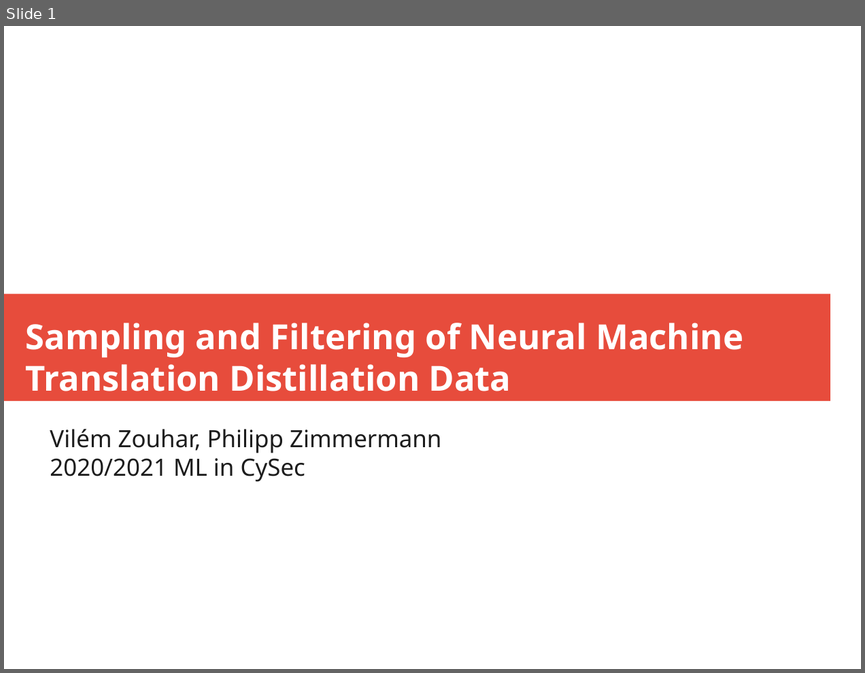
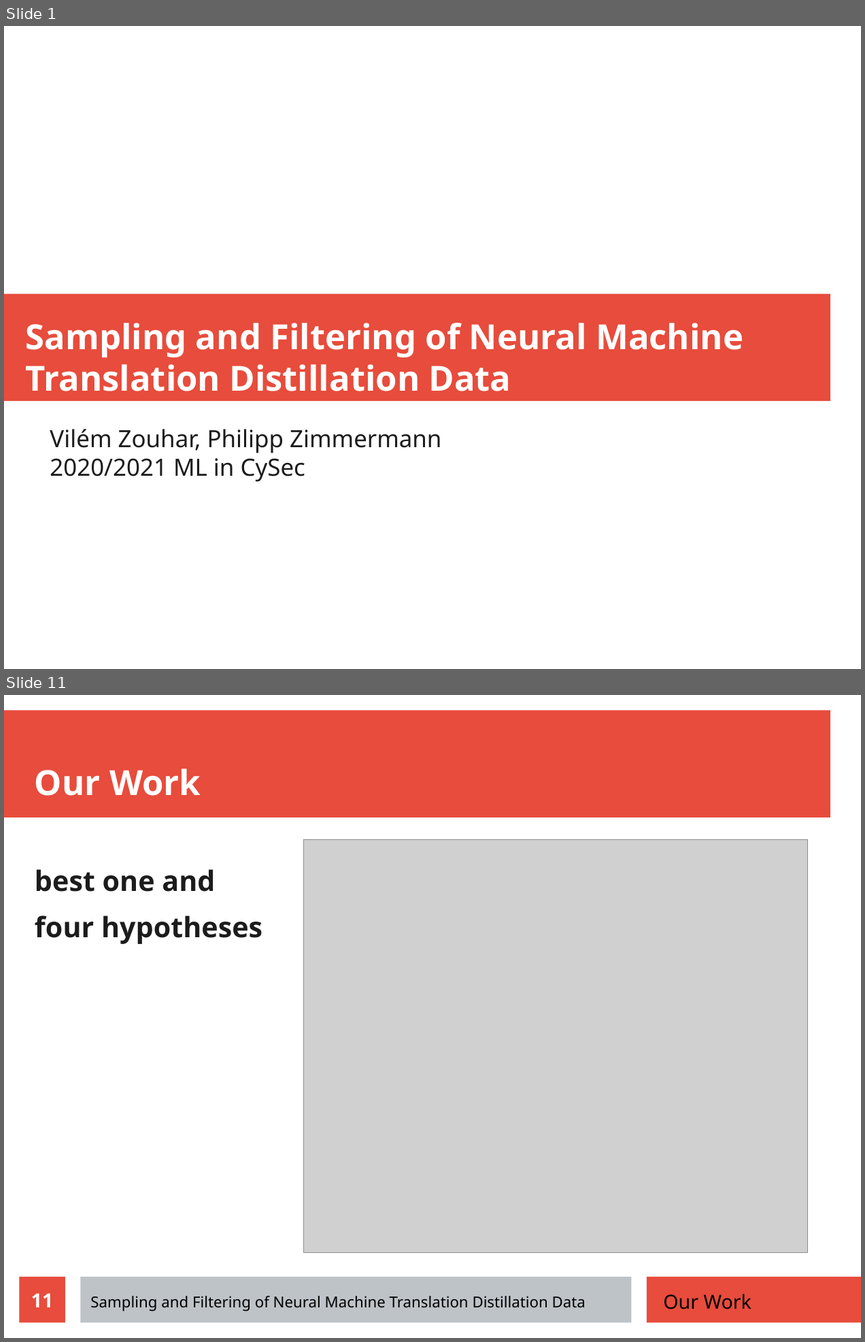
Before and after one commit to zouharvi/reference-mt-distill, a slide deck: meta/final_presentation.odp. Shown one above the other, each under a label of ours: slide 1 before the commit, slides 1 and 11 after it; the slides between them are not shown. The pictures are 865x673 and 865x1342 pixels, drawn with LibreOffice and Linux fonts; fonts in the diff are those of the drawing; grey boxes stand for pictures. Boxes give left, top, right and bottom in pixels: in the first picture for what was removed or moved away, otherwise in the second. Text is boxed around its words. In the diff, an @@ line names an element or a change of style, - is before the commit and + after.

```diff
--- a/meta/final_presentation.odp
+++ b/meta/final_presentation.odp
@@ slide 11 added at (x1=4, y1=695, x2=861, y2=1338), background #FFFFFF @@
@@ rectangle added at (x1=4, y1=711, x2=830, y2=818), fill #E74C3C @@
@@ title added at (x1=35, y1=768, x2=201, y2=796), 32 pt, text #FFFFFF, bold @@
+Our Work
@@ picture added at (x1=304, y1=840, x2=808, y2=1253) @@
@@ text added at (x1=35, y1=869, x2=262, y2=944), 26 pt, text #1C1C1C, bold @@
+best one and
+four hypotheses
@@ page number added at (x1=20, y1=1276, x2=65, y2=1323), fill #E74C3C, 18 pt, text #FFFFFF, bold @@
+11
@@ rectangle added at (x1=80, y1=1276, x2=632, y2=1323), fill #BDC3C7 @@
@@ rectangle added at (x1=647, y1=1276, x2=861, y2=1323), fill #E74C3C @@
@@ text added at (x1=90, y1=1295, x2=585, y2=1311), 14 pt, text #000000 @@
+Sampling and Filtering of Neural Machine Translation Distillation Data
@@ text added at (x1=663, y1=1293, x2=751, y2=1309), 18 pt, text #000000 @@
+Our Work
```
Also in this commit, not shown: 9 slides changed, 4 other slides added.
